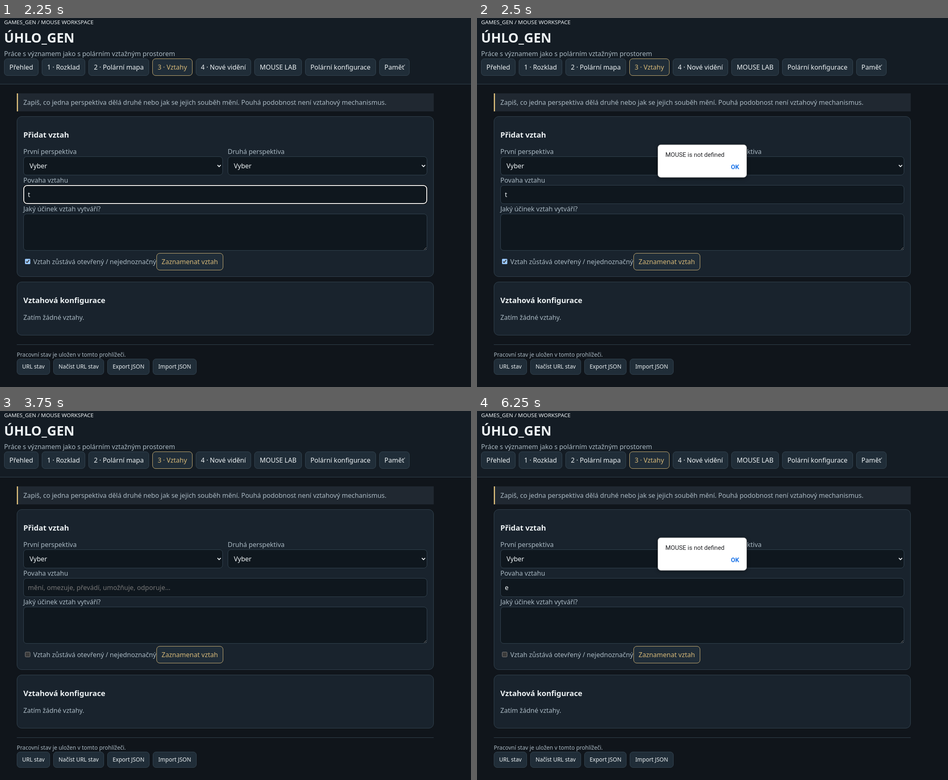
Above: before the commit, frames 1-4 (two rows, left to right).
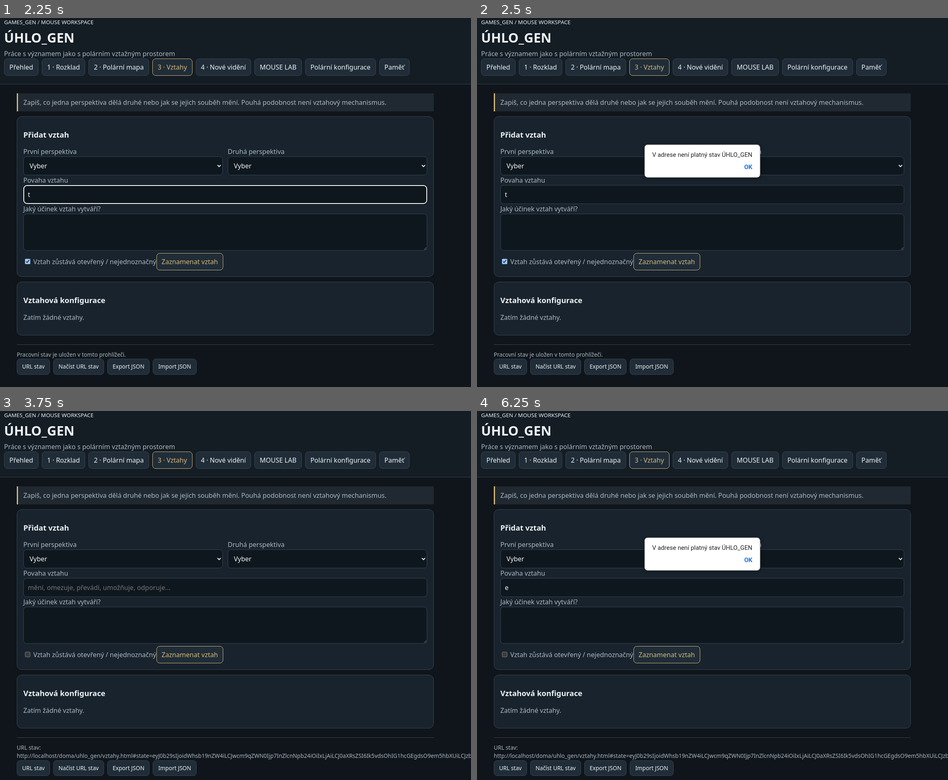
Above: after the commit, the same moments.

Repository: artmisanovak-prog/games_gen
Game: browser game, page doma/uhlo_gen/vztahy.html
Two runs of this game, one before a commit and one after it. Both use one fixed random seed, a clock stepped at 60 frames per second and the inputs below. When the page shows a pop-up message, it is drawn as a white box for half a second while everything else waits; a line starting with > is the answer the replay typed.
Inputs (mouse positions are in pixels of both pictures, inside the frame that each line leads up to):
- Up to frame 1 (2.25 s): click (28, 261) at 1.27 s; click "Export JSON" at 1.87 s; click (226, 195) at 2.02 s; type "t" at 2.02 s; tap Enter at 2.05 s
- Up to frame 2 (2.5 s): click "Načíst URL stav" at 2.47 s
- Up to frame 3 (3.75 s): click "3 · Vztahy" at 3.07 s; click "URL stav" at 3.67 s
- Up to frame 4 (6.25 s): click "Export JSON" at 4.27 s; click (703, 588) at 4.52 s; type "t" at 4.52 s; tap Enter at 4.55, 5.5 s; click "Zaznamenat vztah" at 4.87 s; click (703, 588) at 5.47 s; type "e" at 5.47 s; click "Načíst URL stav" at 6.07 s

Frame 1 is identical in both runs. In frame 2, 0.7% of the frame differs, in the area x 35-61%, y 34-44%; in frame 3, 2.2%; in frame 4, 2.8%, in the area x 3-100%, y 34-99%.
Error before the commit: ReferenceError: MOUSE is not defined

Commit message:
Load shared MOUSE core in all UHLO GEN pages

Diff:
--- a/doma/uhlo_gen/vztahy.html
+++ b/doma/uhlo_gen/vztahy.html
@@ -1 +1 @@
-<!doctype html><html lang="cs"><head><meta charset="utf-8">< …(111 unchanged characters)… ylesheet" href="style.css"><script src="core.js"></script></head><body><script>n …(977 unchanged characters)…
+<!doctype html><html lang="cs"><head><meta charset="utf-8">< …(111 unchanged characters)… ylesheet" href="style.css"><script src="../shared/mouse-core.js"></script><script src="core.js"></script></head><body><script>n …(977 unchanged characters)…
